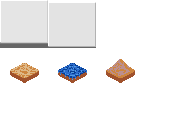
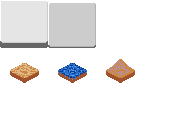
Before/after of a w=176, h=128 layered artwork. What changed in the layer stack:
painted on "背景" over (0, 0, 96, 48)
